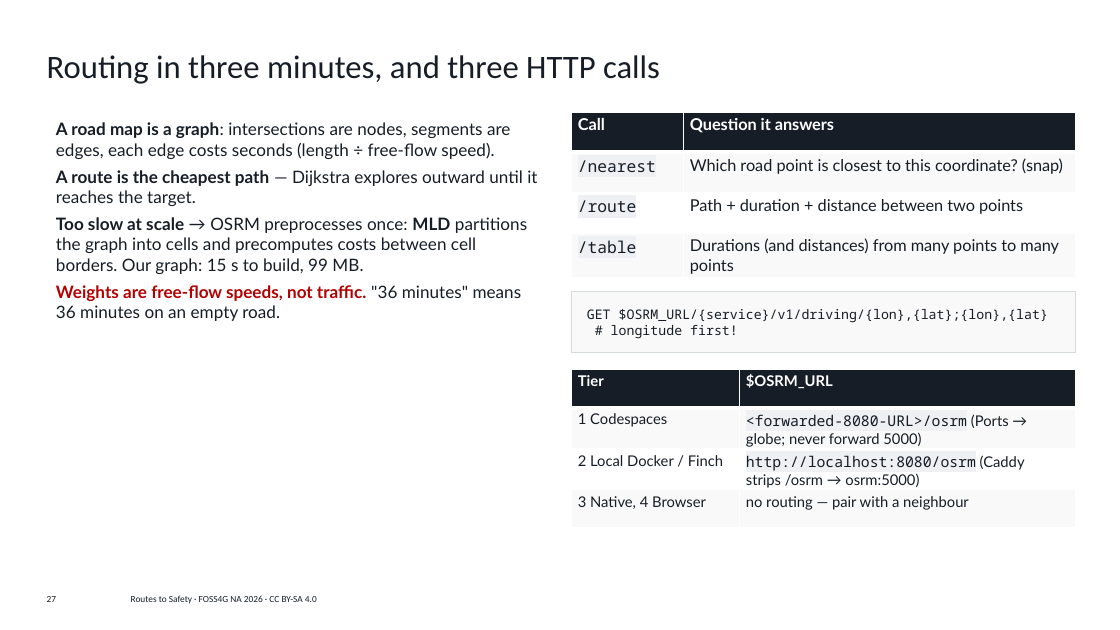
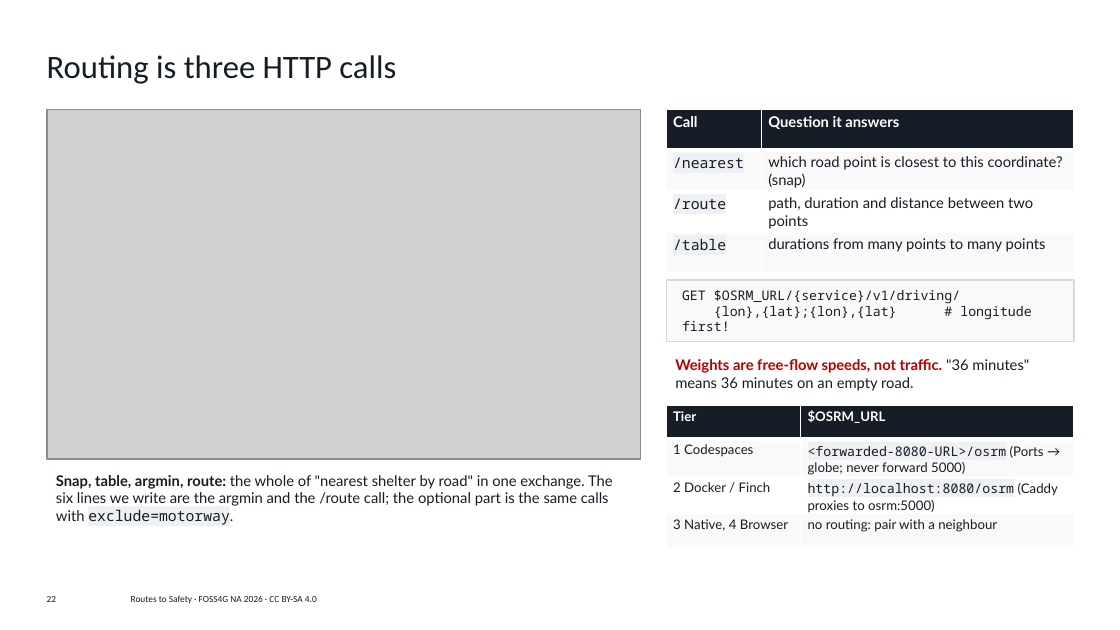
Before and after one commit to vishal4c/routes-to-safety-workshop, a slide deck: slide 22 of deck/Routes-to-Safety-FOSS4G-NA-2026.pptx (slide 27 before the commit). Drawn at 1120x630 pixels with LibreOffice and Linux fonts; fonts in the diff are those of the drawing; grey boxes stand for pictures; background and template pictures are left out. Boxes give left, top, right and bottom in pixels: in the first picture for what was removed or moved away, otherwise in the second. Text is boxed around its words. In the diff, an @@ line names an element or a change of style, - is before the commit and + after.

```diff
--- a/deck/Routes-to-Safety-FOSS4G-NA-2026.pptx
+++ b/deck/Routes-to-Safety-FOSS4G-NA-2026.pptx
@@ title at <box>47,55,396,84</box>: text changed @@
-Routing in three minutes, and three HTTP calls
+Routing is three HTTP calls
@@ picture added at <box>47,110,641,459</box> @@
@@ table at <box>666,110,1074,271</box> @@
-row 2, column 2: Which road point is closest to this coordinate? (snap)
+row 2, column 2: which road point is closest to this coordinate? (snap)
-row 3, column 2: Path + duration + distance between two points
+row 3, column 2: path, duration and distance between two points
-row 4, column 2: Durations (and distances) from many points to many points
+row 4, column 2: durations from many points to many points
@@ size 10.5 to 9.5 pt in "Call", "Question it answers", "/nearest", "/route" and 1 more places @@
@@ table: place and size @@
-table at <box>571,112,1075,278</box>
+table at <box>666,110,1074,271</box>
@@ text removed at <box>56,122,537,321</box> @@
-A road map is a graph: intersections are nodes, segments are edges, each edge costs seconds (length ÷ free-flow speed).
-A route is the cheapest path — Dijkstra explores outward until it reaches the target.
-Too slow at scale → OSRM preprocesses once: MLD partitions the graph into cells and precomputes costs between cell borders. Our graph: 15 s to build, 99 MB.
-Weights are free-flow speeds, not traffic. "36 minutes" means 36 minutes on an empty road.
@@ rectangle "GET $OSRM_URL/{service}/v1/driving/": place and size @@
-rectangle "GET $OSRM_URL/{service}/v1/driving/" at <box>571,291,1075,353</box>
+rectangle "GET $OSRM_URL/{service}/v1/driving/" at <box>666,280,1074,342</box>
@@ text in rectangle at <box>682,290,1032,331</box>: text changed @@
-GET $OSRM_URL/{service}/v1/driving/{lon},{lat};{lon},{lat} # longitude first!
+GET $OSRM_URL/{service}/v1/driving/
+{lon},{lat};{lon},{lat} # longitude first!
@@ text added at <box>675,359,1029,391</box>, 9.5 pt, text #161D26 @@
+Weights are free-flow speeds, not traffic. "36 minutes" means 36 minutes on an empty road.
@@ table at <box>666,405,1074,540</box> @@
-row 3, column 1: 2 Local Docker / Finch
+row 3, column 1: 2 Docker / Finch
-row 3, column 2: http://localhost:8080/osrm (Caddy strips /osrm → osrm:5000)
+row 3, column 2: http://localhost:8080/osrm (Caddy proxies to osrm:5000)
-row 4, column 2: no routing — pair with a neighbour
+row 4, column 2: no routing: pair with a neighbour
@@ size 9.5 to 8.5 pt in "Tier", "$OSRM_URL", "1 Codespaces", "<forwarded-8080-URL>/osrm (Ports → globe; never forward 5000 ..." and 1 more places @@
@@ table: place and size @@
-table at <box>571,370,1075,522</box>
+table at <box>666,405,1074,540</box>
@@ text added at <box>56,475,613,525</box>, 9.5 pt, text #161D26 @@
+Snap, table, argmin, route: the whole of "nearest shelter by road" in one exchange. The six lines we write are the argmin and the /route call; the optional part is the same calls with exclude=motorway.
@@ page number at <box>47,596,56,602</box>: text changed @@
-27
+22
```
Also in this commit, not shown: 4 other slides changed, 2 slides added, 11 slides removed, 1 other file.
